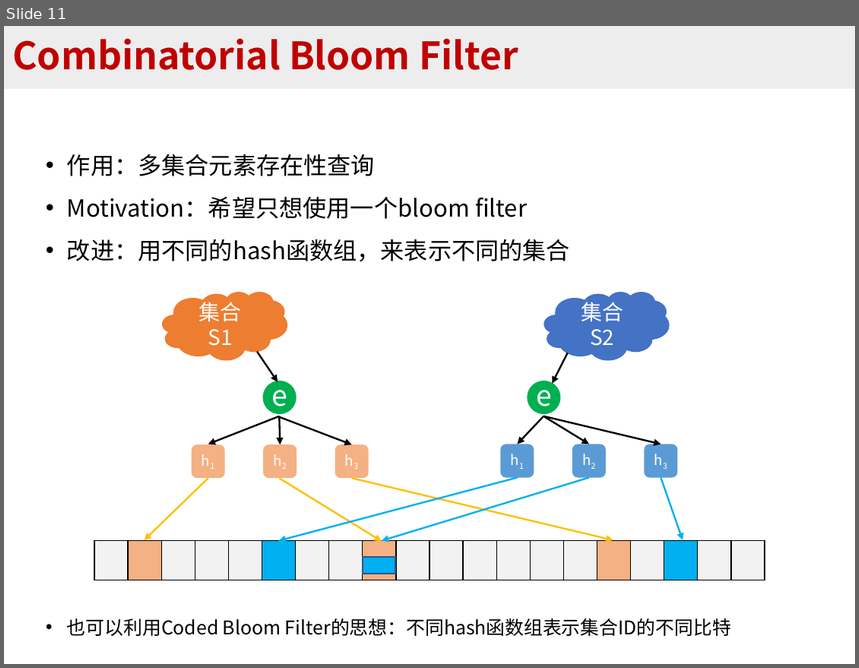
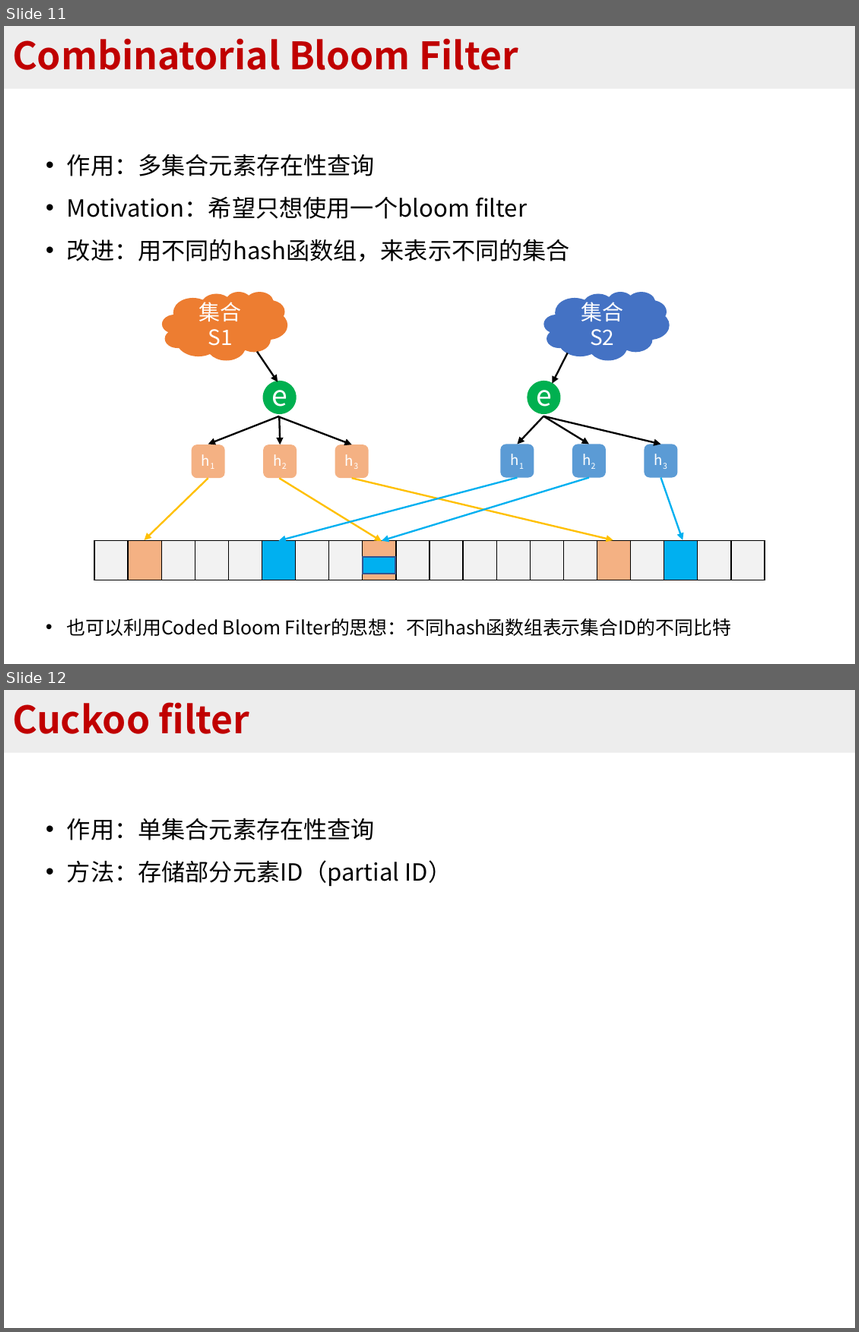
Before and after one commit to BlockLiu/Algorithms-for-Per-flow-Measurement, a slide deck: 常见sketch算法.pptx. Shown one above the other, each under a label of ours: slide 11 before the commit, slides 11 and 12 after it. The pictures are 859x668 and 859x1332 pixels, drawn with LibreOffice and Linux fonts; fonts in the diff are those of the drawing. Boxes give left, top, right and bottom in pixels: in the first picture for what was removed or moved away, otherwise in the second. Text is boxed around its words. In the diff, an @@ line names an element or a change of style, - is before the commit and + after.

Commit message:
update cuckoo filter

```diff
--- a/常见sketch算法.pptx
+++ b/常见sketch算法.pptx
@@ slide 12 added at box(4, 690, 855, 1328), background #FFFFFF @@
@@ title added at box(4, 690, 855, 753), fill #EDEDED, 32 pt, text #C00000, bold @@
+Cuckoo filter
@@ text added at box(67, 818, 452, 886), 20 pt, text #000000 @@
+• 作用：单集合元素存在性查询
+• 方法：存储部分元素ID（partial ID）
```
Also in this commit, not shown: 3 other files.
